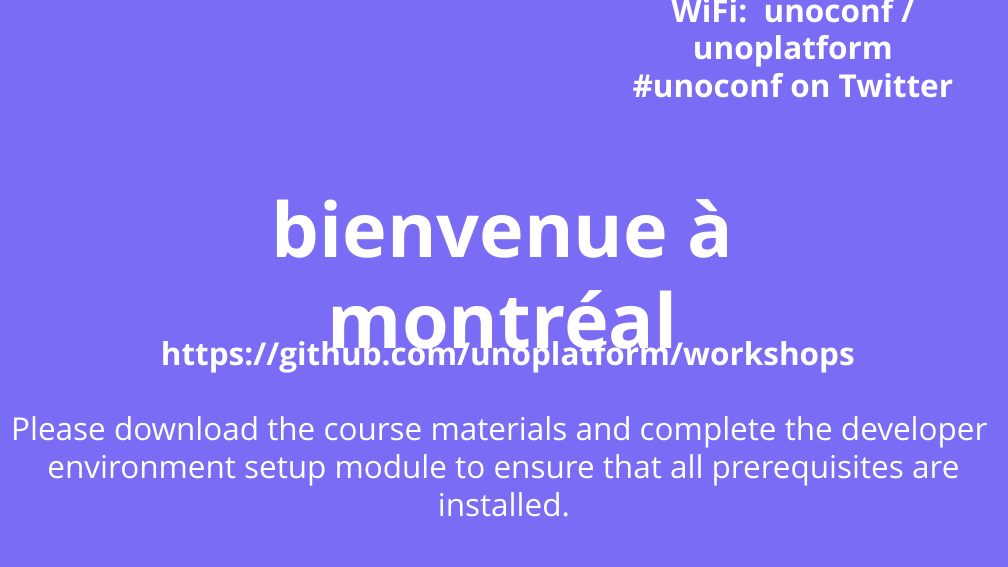
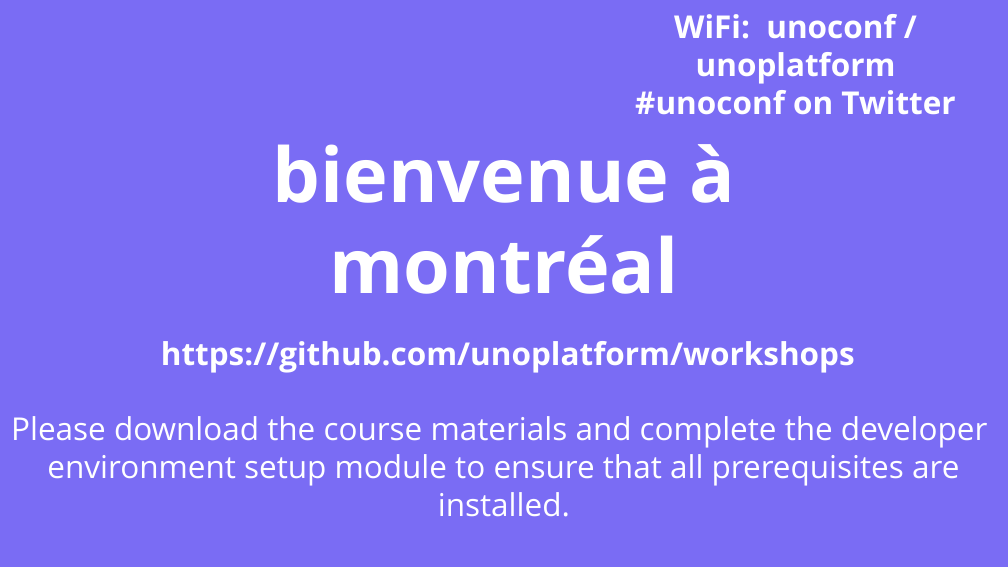
Before and after one commit to unoplatform/workshops, a slide deck: slide 1 of uno-bootcamp/slides/uno-bootcamp.pptx. Drawn at 1008x567 pixels with LibreOffice and Linux fonts; fonts in the diff are those of the drawing; background and template pictures are left out. Boxes give left, top, right and bottom in pixels: in the first picture for what was removed or moved away, otherwise in the second. Text is boxed around its words. In the diff, an @@ line names an element or a change of style, - is before the commit and + after.

```diff
--- a/uno-bootcamp/slides/uno-bootcamp.pptx
+++ b/uno-bootcamp/slides/uno-bootcamp.pptx
@@ text "WiFi: unoconf / unoplatform": place and size @@
-text "WiFi: unoconf / unoplatform" at [633, 0, 953, 98]
+text "WiFi: unoconf / unoplatform" at [635, 14, 955, 115]
@@ text "bienvenue à montréal" rewrapped from [272, 199, 734, 367] to [273, 144, 735, 294] @@
@@ text "https://github.com/unoplatform/workshops" rewrapped from [11, 336, 987, 517] to [11, 341, 987, 517] @@
```
Also in this commit, not shown: 24 other slides changed.
